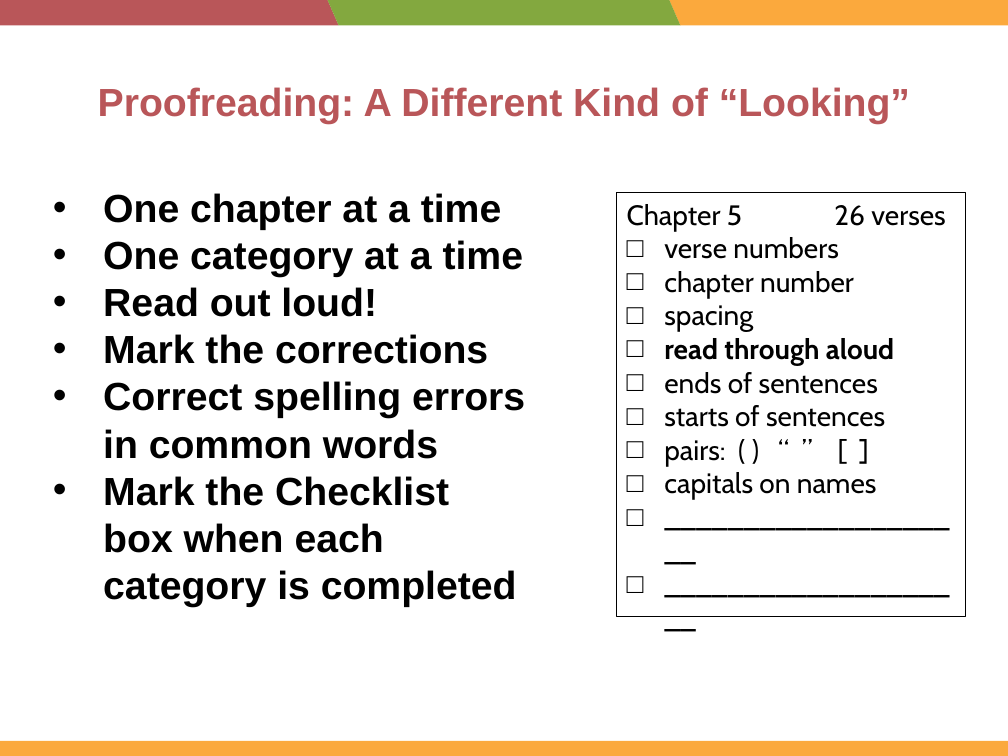
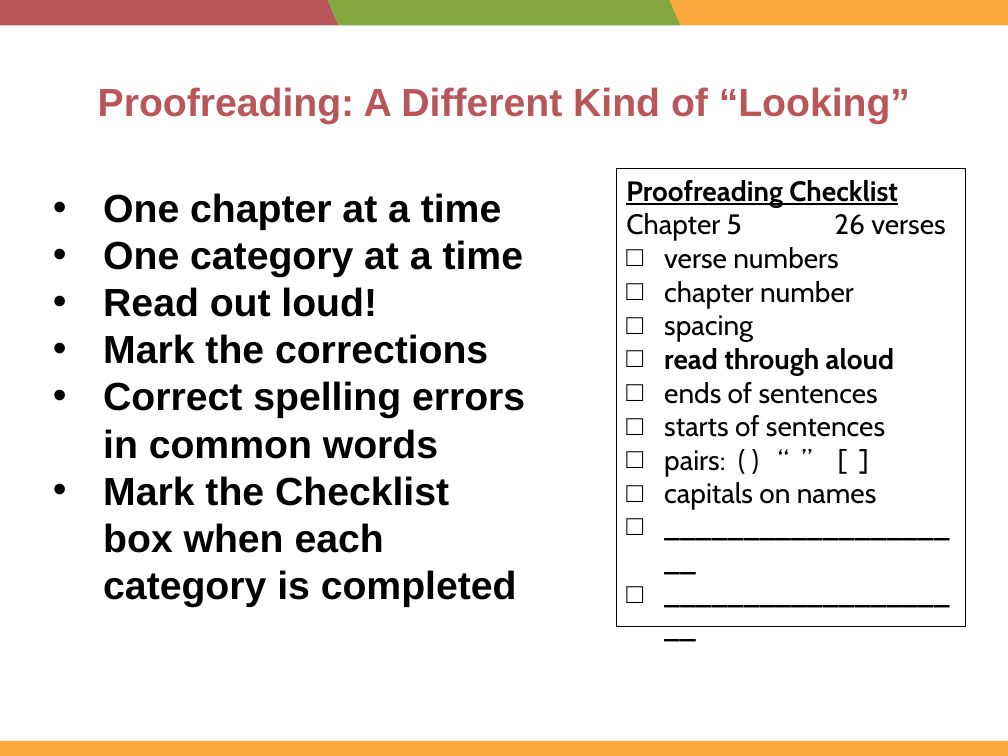
Before and after one commit to WycliffeAssociates/TS-biel-files, a slide deck: slide 17 of training/English (en)/Refinement and Publication Training [R&P]/05 Proofreading/Proofreading - Slides.pptx. Drawn at 1008x756 pixels with LibreOffice and Linux fonts; fonts in the diff are those of the drawing. Boxes give left, top, right and bottom in pixels: in the first picture for what was removed or moved away, otherwise in the second. Text is boxed around its words. In the diff, an @@ line names an element or a change of style, - is before the commit and + after.

```diff
--- a/training/English (en)/Refinement and Publication Training [R&P]/05 Proofreading/Proofreading - Slides.pptx
+++ b/training/English (en)/Refinement and Publication Training [R&P]/05 Proofreading/Proofreading - Slides.pptx
@@ rectangle "Proofreading Checklist": place and size @@
-rectangle "Proofreading Checklist" at [617,193,966,617]
+rectangle "Proofreading Checklist" at [617,168,966,626]
@@ text in rectangle at [626,180,898,207]: paragraph added @@
+Proofreading Checklist
```
Also in this commit, not shown: 9 other slides changed, 27 other files.
